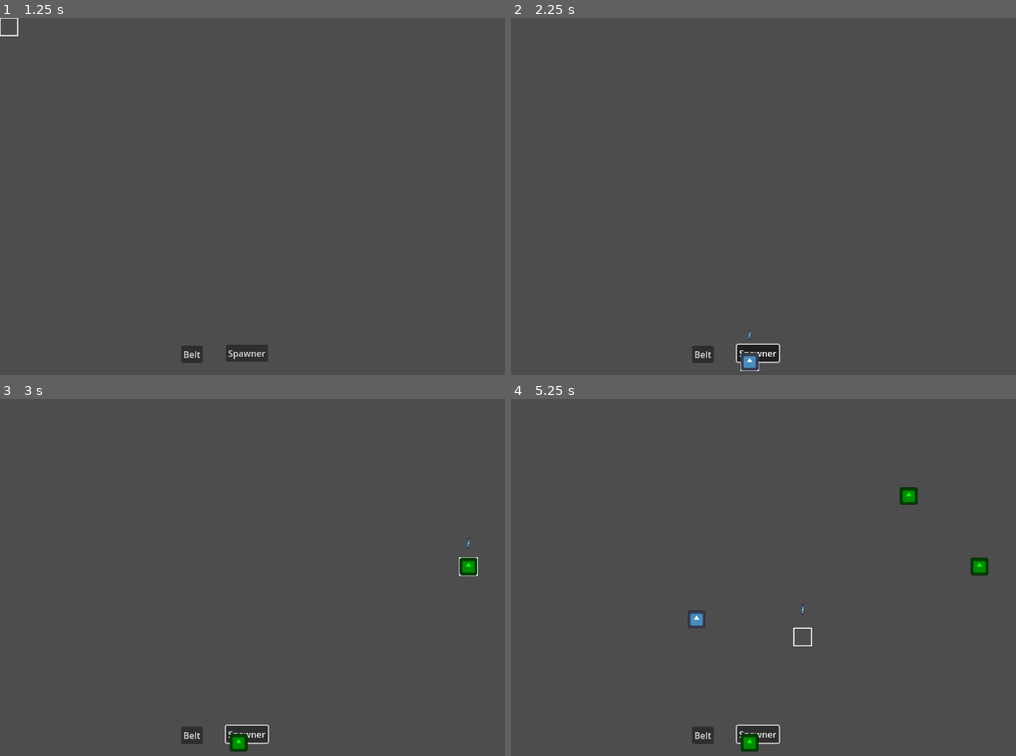
Above: before the commit, frames 1-4 (two rows, left to right).
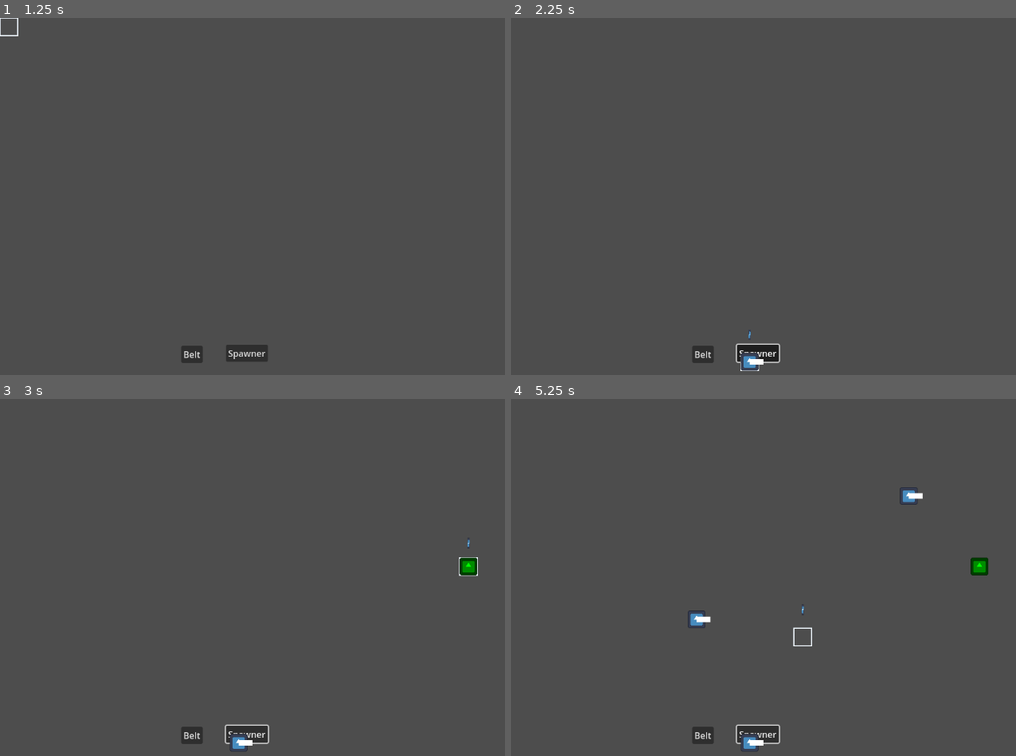
Above: after the commit, the same moments.

Repository: ACristoff/godotwild83
Game: Godot game, scene res://Lib/Game_Manager/game_manager.tscn
Same seed, same stepped clock (60 frames per second), same inputs: the game is played once before the commit and once after it. The engine's default icon, where the game draws it, is replaced by a stand-in: a white triangle on a blue panel in a dark square. Sound files missing from this copy of the repository are replaced by a short silence.
Inputs (mouse positions are in pixels of both pictures, inside the frame that each line leads up to):
- Up to frame 1 (1.25 s): click "Start" at 0.5 s
- Up to frame 2 (2.25 s): click "Belt" at 1.25 s; click "Spawner" at 2 s
- Up to frame 3 (3 s): tap Enter (ui_accept) at 2.75 s; move the mouse to (459, 559) at 2.77 s; press the mouse at (459, 559) at 2.78 s; hold Right (ui_right) from 2.78 s (still down)
- Up to frame 4 (5.25 s): tap Enter (ui_accept) at 3.02, 3.05, 3.32, 3.5, 3.6, 3.77, 4.07, 4.55, 5 s; move the mouse to (702, 595) at 3.52 s; release Right (ui_right) at 3.53 s; release the mouse at (702, 595) at 3.53 s; hold Down (ui_down) 3.53-4.28 s; click (702, 595) at 3.8 s; click (702, 595) at 4.25 s; move the mouse to (894, 498) at 4.27 s; press the mouse at (894, 498) at 4.28 s; hold Right (ui_right) 4.28-5.03 s; move the mouse to (798, 648) at 5.02 s; release the mouse at (798, 648) at 5.03 s; hold Up (ui_up) from 5.03 s (still down); right-click (798, 648) at 5.1 s

Frame 1 is identical in both runs. In frame 2, less than 0.1% of the frame differs, in the area x 47-50%, y 95-98%; in frame 3, 0.2%; in frame 4, 0.4%, in the area x 36-82%, y 24-99%.

Commit message:
Item ghosts plus a few unfinished things

Diff:
--- a/Data/Buildings/ConveyorBelt.tscn
+++ b/Data/Buildings/ConveyorBelt.tscn
@@ -17,3 +17,6 @@
 
 [node name="CollisionShape2D" type="CollisionShape2D" parent="Area2D"]
 shape = SubResource("RectangleShape2D_qhawg")
+
+[node name="Line2D" type="Line2D" parent="."]
+points = PackedVector2Array(0, 0, 25, 0)
--- a/Data/Buildings/conveyor_belt.gd
+++ b/Data/Buildings/conveyor_belt.gd
@@ -4,7 +4,7 @@
 var item_held : ItemTest = null
 var items_passed = 0
 
-var speed = 10
+var speed = 1
 
 ## Level reference
 ## The level should always be the parent of the object
@@ -13,26 +13,43 @@
 ## Position in the cell grid
 @onready var cell : Vector2 = Grid.calculate_grid_coordinates(position)
 
+## Next belt on line
 var next_belt : Belt = null
 
+## Connected building
+var conn_building : Building = null
+
 @onready var raycast2d = $RayCast2D
+@onready var icon = $Icon
 
 func _ready():
-	#Check for surrounding belts
-	var auxCell : Vector2 = cell
-	var pos
-
+	#Check for surrounding buildings
+	var auxCell : Vector2 = cell #Auxiliary cell for calculations
+	var pos #Object in position
+	var belt_conn = false #There's a belt connected to this
+	var build_conn = false #There's a building connected to this
 	for i in range(0,4):
 		#Calculate position
 		auxCell = cell + level.DIRECTIONS[i] #Check all directions
 		pos = level.map.get(auxCell)
 
-		#Check if there's a belt in the position
+		#If there's a building
 		if(pos != null):
-			next_belt = pos
-			break
+			#Check if there's a belt in the position
+			if pos is Belt and !belt_conn:
+				next_belt = pos
+				belt_conn = true
+			#Check if there's a building in the position
+			if pos is Building and !build_conn:
+				conn_building = pos
+
+				build_conn = true
+			#If fully connected, exit
+			if belt_conn and build_conn:
+				break
 
 func _process(delta):
+	#If there's an item on the belt, move it
 	if item_held != null:
-		item_held.transform.x += speed
+		item_held.position.x += speed
 	pass
--- a/Data/Buildings/test_spawner.gd
+++ b/Data/Buildings/test_spawner.gd
@@ -1,11 +1,38 @@
-extends Node2D
+extends Building
 
 @export var item_spawn : PackedScene = null
 
 var main_belt : Belt = null
 
+@onready var cell : Vector2 = Grid.calculate_grid_coordinates(position)
+@onready var level = get_parent()
+
+@onready var icon = $Icon
+
 func _ready():
+	#Check for a surrounding belt
+	var auxCell : Vector2 = cell
+	var pos
+
+	for i in range(0,4):
+		#Calculate position
+		auxCell = cell + level.DIRECTIONS[i] #Check all directions
+		pos = level.map.get(auxCell)
+
+		#Check if there's a belt in the position
+		if(pos != null):
+			if pos is Belt:
+				main_belt = pos
+				pos.conn_building = self
+				break
 	pass
 
 func _process(delta):
-	pass
+	#If there's a belt connected to the spawner
+	if(main_belt != null):
+		#If the belt doesn't have a connected item
+		if(main_belt.item_held == null):
+			#Spawn an item on the belt
+			var item = item_spawn.instantiate()
+			main_belt.item_held = item
+			main_belt.add_child(item)
--- a/Lib/Cursor/cursor.gd
+++ b/Lib/Cursor/cursor.gd
@@ -23,6 +23,7 @@
 ## References to the buttons (temporary, delete this later)
 @onready var belt = $"../UI/Belt"
 @onready var spawner = $"../UI/Spawner"
+@onready var itemghost = $ItemGhost
 
 ## Coordinates of the current cell the cursor is hovering.
 var cell := Vector2.ZERO:
@@ -70,10 +71,10 @@
 	elif event.is_action_pressed("confirm") or event.is_action_pressed("ui_accept"):
 		#emit_signal("accept_pressed", cell)
 		#get_viewport().set_input_as_handled()
-		if placed_item != null:
+		var level = get_parent() #Parent is the level
+		if placed_item != null and level.map.get(cell) == null: #We have an item selected and the cell is empty
 			var item = placed_item.instantiate()
 			item.global_position = Grid.calculate_map_position(cell)
-			var level = get_parent() #Parent is the level
 			level.add_child(item)
 			level.map.set(cell, item)
 
@@ -101,16 +102,30 @@
 func _draw() -> void:
 	draw_rect(Rect2(-Grid.cell_size / 2, Grid.cell_size), Color.ALICE_BLUE, false, 2.0)
 
+#Draw item ghost
+func draw_ghost():
+	var aux = placed_item.instantiate()
+	get_parent().add_child(aux)
+	itemghost.texture = aux.get_node("Icon").texture
+	itemghost.self_modulate = aux.get_node("Icon").modulate
+	itemghost.self_modulate.a = 0.5
+	itemghost.scale = aux.icon.scale
+	aux.queue_free()
+
 func _on_belt_toggled(toggled_on):
 	if toggled_on:
 		placed_item = load("res://Data/Buildings/ConveyorBelt.tscn")
 		spawner.set_pressed_no_signal(false)
+		draw_ghost()
 	else:
+		itemghost.texture = null
 		placed_item = null
 
 func _on_spawner_toggled(toggled_on):
 	if toggled_on:
 		placed_item = load("res://Data/Buildings/TestSpawner.tscn")
 		belt.set_pressed_no_signal(false)
+		draw_ghost()
 	else:
+		itemghost.texture = null
 		placed_item = null
--- a/Lib/Cursor/cursor.tscn
+++ b/Lib/Cursor/cursor.tscn
@@ -15,3 +15,6 @@
 [node name="Timer" type="Timer" parent="."]
 wait_time = 0.1
 one_shot = true
+
+[node name="ItemGhost" type="Sprite2D" parent="."]
+modulate = Color(1, 1, 1, 0.392157)
